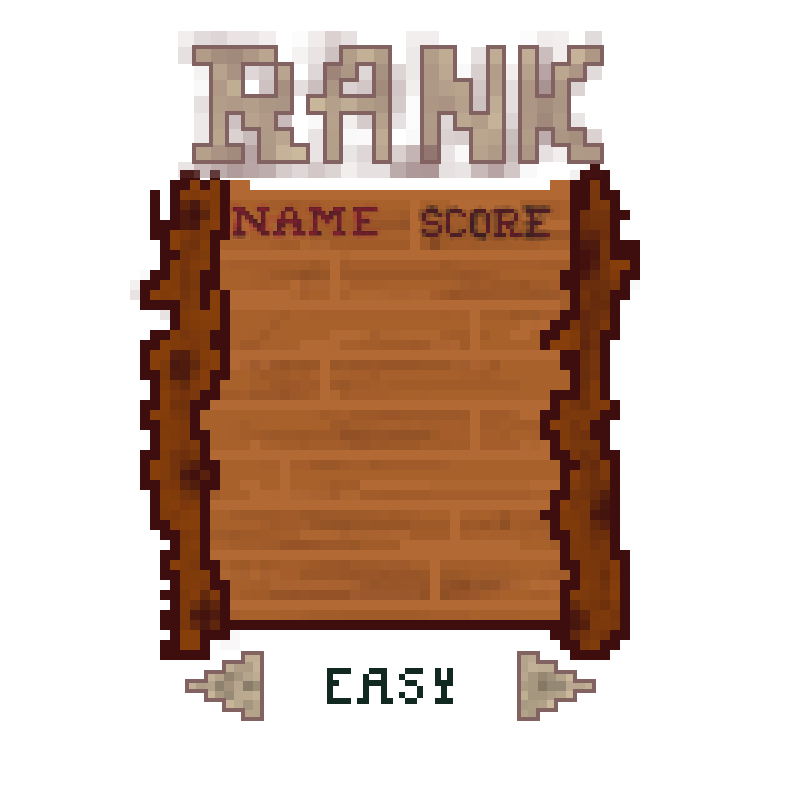
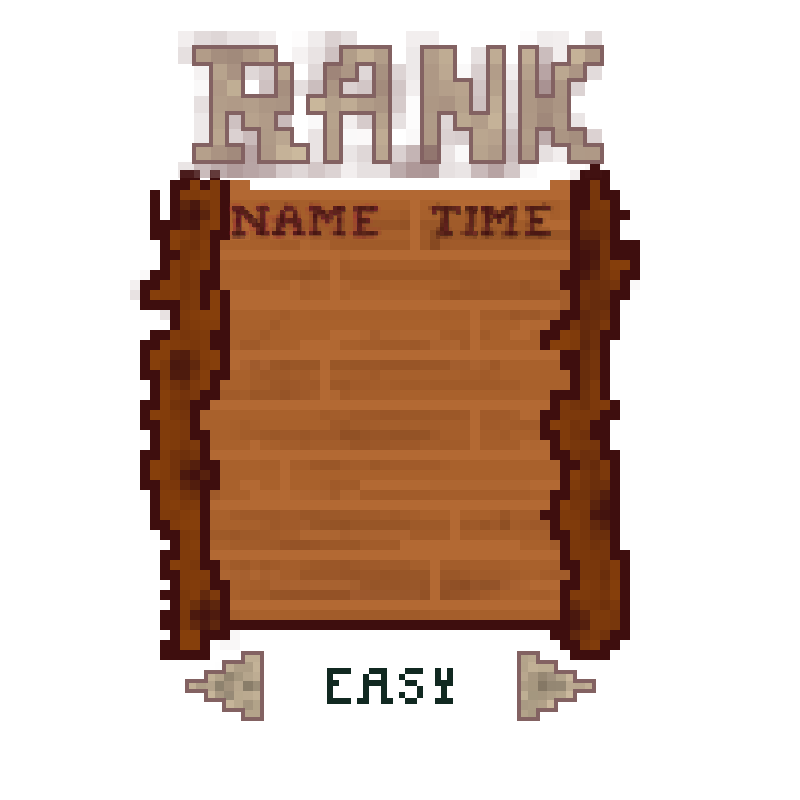
Layer changes from the first w=800, h=800 image to the second:
added layer "Pasted Layer" above "Score" over (428, 202, 554, 239)
hid "Score", painted on it over (418, 201, 554, 241)
painted on "Name" over (230, 202, 382, 239)
